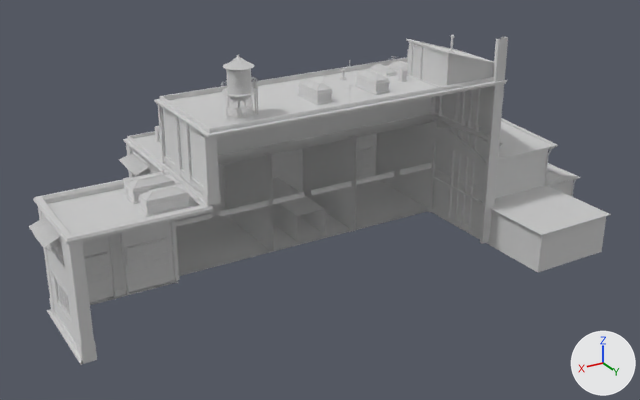
Two versions of the FBX model Assets/Art/Environment_Art/Buildings/SM_Factory_Passage.fbx, one commit apart.
One viewpoint serves both versions: a 50 mm camera at (135.0, 264.0, 149.0) aimed at (-14.0, 16.0, 25.0). Lighting does not change. The marker at lower right points along +X, +Y and +Z. The first picture is the older version. Vertices at exactly the same position are counted once.

Before the edit, the objects in view are built like this:
```python
me_cube = bpy.data.meshes.new('Cube')
me_cube.from_pydata(...)  # 22930 vertices, 17090 faces; spans x -127.0..85.0, y -42.0..64.0, z 0.0..84.0
me_cube.materials.append(mat_road_0_1)  # white #e7e7e7
me_cube.materials.append(mat_concrete02_0_2)  # white #e7e7e7
me_cube.materials.append(mat_concrete_0_3)  # white #e7e7e7
me_cube.materials.append(mat_pipes1_0_4)  # white #e7e7e7
me_cube.materials.append(mat_rustymetal_0_5)  # white #e7e7e7
me_cube.materials.append(mat_building4_0_6)  # white #e7e7e7
me_cube.materials.append(mat_aircon_0_7)  # white #e7e7e7
me_cube.materials.append(mat_props1_0_8)  # white #e7e7e7
me_cube.materials.append(mat_building5_0_9)  # white #e7e7e7
me_cube.materials.append(mat_lights_0_11)  # white #e7e7e7
me_cube.materials.append(mat_props2_0_12)  # white #e7e7e7
me_cube.materials.append(mat_brickwork1_0_13)  # white #e7e7e7
me_cube.materials.append(mat_building4_windows_0_14)  # white #e7e7e7
me_cube.materials.append(mat_rooftopglass_0_17)  # white #e7e7e7
me_cube.materials.append(mat_watertower_0_22)  # white #e7e7e7
me_cube.materials.append(mat_roofingiron_0_31)  # white #e7e7e7
ob_sm_factory_passage = bpy.data.objects.new('SM_Factory_Passage', me_cube)
ob_sm_factory_passage.location = (0.0, 0.0, 0.0)
```
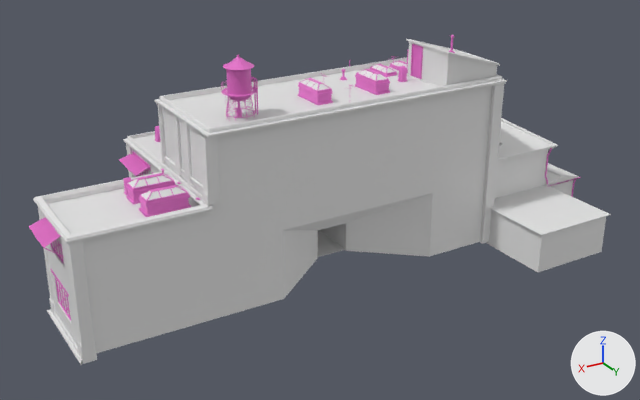
Where the newer file only moved an object's origin or applied its transform, the numbers keep the older frame.

The change, as a list of edits to the scene's bpy script:
```text
Add mat_metal_009:
    mat_metal_009 = principled_material('metal.009')
    mat_metal_009.base_color = (0.8, 0.166, 0.601)  # pink #e771cc
Change me_cube:
    remove me_cube.from_pydata(...)  # 22930 vertices, 17090 faces; spans x -127.0..85.0, y -42.0..64.0, z 0.0..84.0
    remove me_cube.materials.append(mat_props1_0_8)  # white #e7e7e7
    remove me_cube.materials.append(mat_lights_0_11)  # white #e7e7e7
    remove me_cube.materials.append(mat_building4_windows_0_14)  # white #e7e7e7
    remove me_cube.materials.append(mat_rooftopglass_0_17)  # white #e7e7e7
    remove me_cube.materials.append(mat_roofingiron_0_31)  # white #e7e7e7
    add me_cube.from_pydata(...)  # 22955 vertices, 17110 faces; spans x -127.0..85.0, y -42.0..64.0, z 0.0..84.0
    me_cube part 1
    11 vertices in x -78.0..-74.0, y 35.0..36.0, z 79.0 move by (0.0, 0.0, -15.0)
    6 vertices in x -25.0..-13.0, y 2.0, z 2.0..13.0 move by (0.0, 15.0, 0.0)
    2 vertices move from x -39.0..0.0, y 3.0, z 3.0 to x -39.0..0.0, y 17.0, z 3.0
    14 vertices are added at x -75.0..76.0, y 35.0, z 1.0..41.0
    6 new vertices lie (0.0, 0.0, 23.0) away from vertices in x -75.0..35.0, y 35.0, z 41.0
    5 new vertices lie (0.0, 0.0, -14.0) away from vertices in x -75.0..76.0, y 35.0, z 41.0
    20 new faces join them, mat_brick (white #e7e7e7)
    me_cube part 2: 732 faces spanning x -127.0..-11.0, y -42.0..61.0, z 1.0..32.0 switch from mat_road_0_1 (white #e7e7e7) to mat_metal_009 (pink #e771cc)
    me_cube part 3: 112 faces spanning x -77.0..36.0, y -36.0..35.0, z 1.0..65.0 switch from mat_concrete02_0_2 (white #e7e7e7) to mat_metal_009 (pink #e771cc)
    me_cube part 4: 105 faces spanning x -71.0..54.0, y -23.0..30.0, z 39.0..76.0 switch from mat_concrete_0_3 (white #e7e7e7) to mat_metal_009 (pink #e771cc)
    me_cube part 5: 7008 faces spanning x -107.0..85.0, y -41.0..32.0, z 0.0..82.0 switch from mat_pipes1_0_4 (white #e7e7e7) to mat_metal_009 (pink #e771cc)
    me_cube part 6: 3904 faces spanning x -107.0..85.0, y -41.0..32.0, z 9.0..84.0 switch from mat_rustymetal_0_5 (white #e7e7e7) to mat_metal_009 (pink #e771cc)
    me_cube part 7: 898 faces spanning x -74.0..80.0, y -36.0..28.0, z 8.0..58.0 switch from mat_building4_0_6 (white #e7e7e7) to mat_metal_009 (pink #e771cc)
    me_cube part 8: 284 faces spanning x -71.0..53.0, y -36.0..19.0, z 28.0..69.0 switch from mat_aircon_0_7 (white #e7e7e7) to mat_metal_009 (pink #e771cc)
    me_cube part 9: 39 faces spanning x -77.0..37.0, y -14.0..36.0, z 2.0..23.0 switch from mat_building5_0_9 (white #e7e7e7) to mat_metal_009 (pink #e771cc)
    me_cube part 10: 29 faces spanning x -54.0..36.0, y -27.0..20.0, z 4.0..75.0 switch from mat_props2_0_12 (white #e7e7e7) to mat_metal_009 (pink #e771cc)
    me_cube part 11: 56 faces spanning x -71.0..54.0, y -23.0..29.0, z 40.0..69.0 switch from mat_brickwork1_0_13 (white #e7e7e7) to mat_metal_009 (pink #e771cc)
    me_cube part 12: 1288 faces spanning x 17.0..24.0, y 22.0..30.0, z 71.0..80.0 switch from mat_watertower_0_22 (white #e7e7e7) to mat_metal_009 (pink #e771cc)
    add me_cube.materials.append(mat_windows)  # white #e7e7e7
    add me_cube.materials.append(mat_concrete_001)  # white #e7e7e7
    add me_cube.materials.append(mat_brick)  # white #e7e7e7
    add me_cube.materials.append(mat_roofside)  # white #e7e7e7
    add me_cube.materials.append(mat_wood_002)  # white #e7e7e7
```

Location of each change, [x1, y1, x2, y2] in pixels of the pictures (640 x 400 px):
part 1 of me_cube, built on
    before: [176, 37, 508, 273]
    after: [82, 84, 504, 353]
part 2 of me_cube, recoloured
    before: [272, 148, 580, 197]
    after: [545, 148, 580, 197]
part 3 of me_cube, recoloured
    before: [176, 119, 436, 276]
part 4 of me_cube, recoloured
    both: [126, 44, 423, 217]
part 5 of me_cube, recoloured
    both: [29, 35, 455, 320]
part 6 of me_cube, recoloured
    both: [29, 54, 395, 258]
part 7 of me_cube, recoloured
    before: [51, 114, 420, 317]
    after: [51, 168, 149, 317]
part 8 of me_cube, recoloured
    both: [123, 66, 407, 193]
part 9 of me_cube, recoloured
    before: [175, 162, 479, 232]
part 10 of me_cube, recoloured (white to pink)
    both: [412, 45, 421, 79]
part 11 of me_cube, recoloured
    both: [127, 78, 389, 214]
part 12 of me_cube, recoloured (white to pink)
    both: [226, 69, 252, 99]
